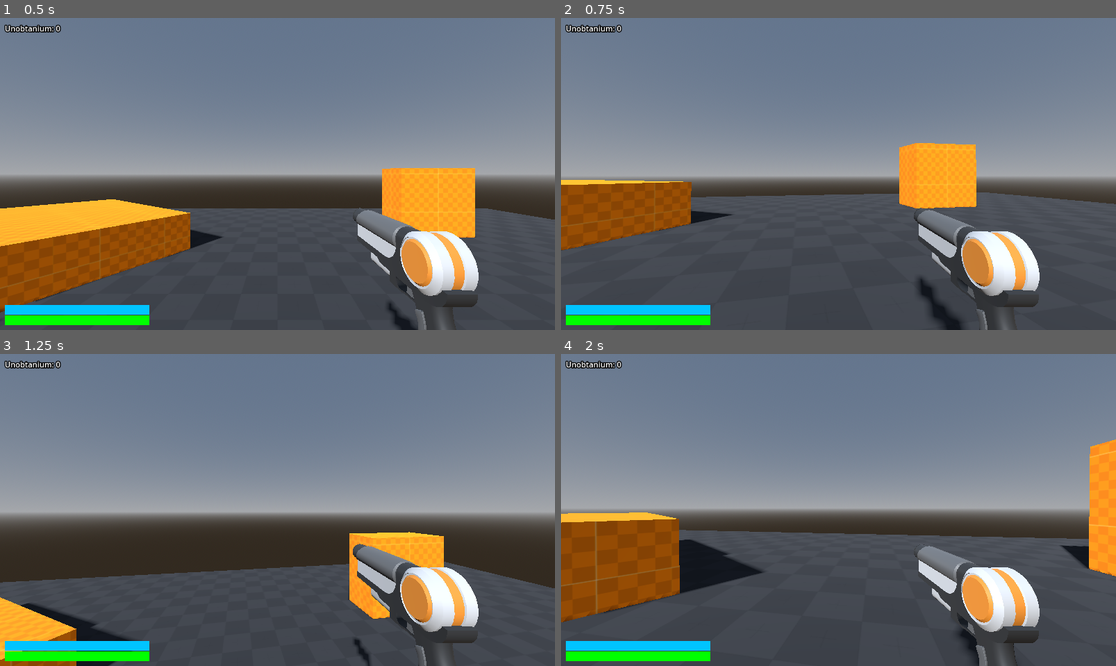
Above: before the commit, frames 1-4 (two rows, left to right).
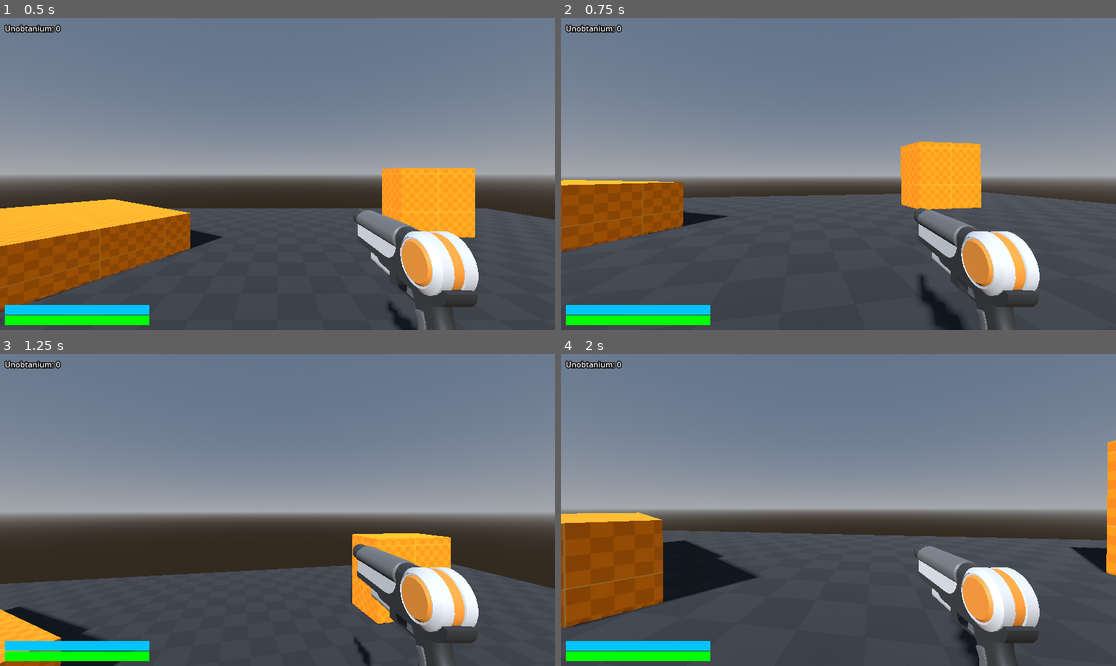
Above: after the commit, the same moments.

Repository: Triysle/regulus
Game: Godot game, scene res://scenes/TestLevel.tscn
The game is run twice, just before and just after one commit, with the same random seed, the same clock (stepped at 60 frames per second) and the same inputs.
Inputs (mouse positions are in pixels of both pictures, inside the frame that each line leads up to):
- Up to frame 1 (0.5 s): no input
- Up to frame 2 (0.75 s): tap Enter at 0.5 s; move the mouse to (866, 174) at 0.52 s; press the mouse at (866, 174) at 0.53 s; hold W (move_forward) from 0.53 s (still down); tap Ctrl (crouch) at 0.6 s
- Up to frame 3 (1.25 s): keep holding W (move_forward); tap Space (jump) at 0.77 s
- Up to frame 4 (2 s): keep holding W (move_forward); move the mouse to (810, 510) at 1.27 s; release the mouse at (810, 510) at 1.28 s; click (810, 510) at 1.35 s; tap Space (jump) at 1.52 s; tap E (interact) at 1.55 s

Frame 1 is identical in both runs. In frame 2, 0.9% of the frame differs, in the area x 0-100%, y 39-99%; in frame 3, 2.0%; in frame 4, 3.6%, in the area x 0-100%, y 27-88%.

Commit message:
0.0.30
simplification/optimization

Diff:
--- a/scenes/Player.tscn
+++ b/scenes/Player.tscn
@@ -1,20 +1,55 @@
 [gd_scene load_steps=13 format=3 uid="uid://d0amuar4s1s0g"]
 
-[ext_resource type="Script" uid="uid://dtouk87sdeipb" path="res://scripts/player_controller.gd" id="1_3li8b"]
+[ext_resource type="Script" uid="uid://cxwftcr1inxsf" path="res://scripts/player_controller.gd" id="1_3li8b"]
 [ext_resource type="PackedScene" uid="uid://cjhobubac06f" path="res://scenes/WeaponManager.tscn" id="2_mdl7e"]
-[ext_resource type="Script" uid="uid://d3hx8mbary8ew" path="res://scripts/camera_controller.gd" id="2_qu4a1"]
 [ext_resource type="Script" uid="uid://blss4uosfyky8" path="res://scripts/weapon_data.gd" id="4_d3wef"]
 [ext_resource type="Resource" uid="uid://bvctmj4tn6cd0" path="res://resources/weapons/energy_blaster.tres" id="5_o4126"]
 [ext_resource type="Resource" uid="uid://tnoqii0sum2i" path="res://resources/weapons/explosive_launcher.tres" id="6_lkdrv"]
 [ext_resource type="Resource" uid="uid://cwgk4qxikwdy0" path="res://resources/weapons/kinetic_rifle.tres" id="7_p7iby"]
 [ext_resource type="PackedScene" uid="uid://cdb1ej4l3jefo" path="res://scenes/PlayerHUD.tscn" id="49_priom"]
 [ext_resource type="Script" uid="uid://c86fqtl6vg3rm" path="res://scripts/player_stats.gd" id="52_axtmv"]
-[ext_resource type="Script" uid="uid://cd42tonmktdqh" path="res://scripts/player_movement.gd" id="54_pusvq"]
-[ext_resource type="Script" uid="uid://cq5r2hs5k1qhk" path="res://scripts/player_interaction.gd" id="55_qduiv"]
+[ext_resource type="Script" uid="uid://cvvt816riohwu" path="res://scripts/player_movement.gd" id="54_pusvq"]
+[ext_resource type="Script" uid="uid://b7pj0531nr5b3" path="res://scripts/player_interaction.gd" id="55_qduiv"]
 
 [sub_resource type="CapsuleShape3D" id="CapsuleShape3D_3li8b"]
 radius = 0.4
 height = 1.8
+
+[sub_resource type="GDScript" id="GDScript_6eyey"]
+script/source = "extends Camera3D
+
+# FOV settings
+@export var base_fov: float = 75.0
+@export var sprint_fov_multiplier: float = 1.1
+@export var fov_change_speed: float = 4.0
+
+# Internal variables
+var target_fov: float = base_fov
+
+func _ready():
+	# Set initial FOV
+	fov = base_fov
+
+func _process(delta):
+	var player = get_parent() as Player
+
+	if player:
+		_handle_fov_changes(delta, player)
+
+func _handle_fov_changes(delta: float, player: Player):
+	# Set target FOV based on player state
+	if player.movement_handler and player.movement_handler.is_sprinting:
+		target_fov = base_fov * sprint_fov_multiplier
+	else:
+		target_fov = base_fov
+
+	# Smoothly transition FOV
+	fov = lerp(fov, target_fov, delta * fov_change_speed)
+
+# Call this when the camera position changes (e.g., when crouching/standing)
+func update_base_position(new_position: Vector3):
+	position = new_position
+"
 
 [node name="Player" type="CharacterBody3D" groups=["player"]]
 floor_snap_length = 0.2
@@ -26,7 +61,7 @@
 
 [node name="Camera3D" type="Camera3D" parent="."]
 transform = Transform3D(1, 0, 0, 0, 1, 0, 0, 0, 1, 0, 1.65, -0.2)
-script = ExtResource("2_qu4a1")
+script = SubResource("GDScript_6eyey")
 
 [node name="WeaponManager" parent="Camera3D" instance=ExtResource("2_mdl7e")]
 transform = Transform3D(1, 0, 0, 0, 1, 0, 0, 0, 1, 0.4, -0.4, -0.5)
@@ -45,4 +80,15 @@
 [node name="PlayerInteraction" type="Node" parent="."]
 script = ExtResource("55_qduiv")
 
+[node name="InteractionTimer" type="Timer" parent="PlayerInteraction"]
+wait_time = 0.1
+autostart = true
+
+[connection signal="weapon_fired" from="Camera3D/WeaponManager" to="." method="_on_weapon_fired"]
+[connection signal="weapon_switched" from="Camera3D/WeaponManager" to="." method="_on_weapon_switched"]
+[connection signal="health_changed" from="PlayerStats" to="." method="_on_health_changed"]
+[connection signal="player_died" from="PlayerStats" to="." method="_on_player_died"]
+[connection signal="shield_changed" from="PlayerStats" to="." method="_on_shield_changed"]
+[connection signal="interaction_detected" from="PlayerInteraction" to="." method="_on_interaction_detected"]
+[connection signal="interaction_ended" from="PlayerInteraction" to="." method="_on_interaction_ended"]
 [connection signal="resource_collected" from="PlayerInteraction" to="." method="_on_resource_collected"]
--- a/scenes/damage_object.tscn
+++ b/scenes/damage_object.tscn
@@ -1,7 +1,7 @@
 [gd_scene load_steps=6 format=3 uid="uid://cbcvovk0dyots"]
 
 [ext_resource type="Texture2D" uid="uid://c3mym286evt5h" path="res://addons/kenney_prototype_textures/red/texture_06.png" id="1_c3jyh"]
-[ext_resource type="Script" uid="uid://d4sevdkvtpkw" path="res://scenes/damage_object.gd" id="1_t4ja3"]
+[ext_resource type="Script" uid="uid://d4sevdkvtpkw" path="res://scripts/damage_object.gd" id="1_t4ja3"]
 
 [sub_resource type="StandardMaterial3D" id="StandardMaterial3D_t4ja3"]
 albedo_texture = ExtResource("1_c3jyh")
--- a/scripts/camera_controller.gd
+++ /dev/null
@@ -1,33 +0,0 @@
-extends Camera3D
-
-# FOV settings
-@export var base_fov: float = 75.0
-@export var sprint_fov_multiplier: float = 1.1
-@export var fov_change_speed: float = 4.0
-
-# Internal variables
-var target_fov: float = base_fov
-
-func _ready():
-	# Set initial FOV
-	fov = base_fov
-
-func _process(delta):
-	var player = get_parent() as Player
-
-	if player:
-		_handle_fov_changes(delta, player)
-
-func _handle_fov_changes(delta: float, player: Player):
-	# Set target FOV based on player state
-	if player.movement_handler and player.movement_handler.is_sprinting:
-		target_fov = base_fov * sprint_fov_multiplier
-	else:
-		target_fov = base_fov
-
-	# Smoothly transition FOV
-	fov = lerp(fov, target_fov, delta * fov_change_speed)
-
-# Call this when the camera position changes (e.g., when crouching/standing)
-func update_base_position(new_position: Vector3):
-	position = new_position
--- a/scripts/player_controller.gd
+++ b/scripts/player_controller.gd
@@ -10,47 +10,24 @@
 @onready var collision_shape = $CollisionShape3D
 @onready var weapon_manager = $Camera3D/WeaponManager
 @onready var hud = $CanvasLayer/PlayerHud
-
-# Components
-@onready var stats: PlayerStats = $PlayerStats
-@onready var movement_handler: PlayerMovement = $PlayerMovement
-@onready var interaction_handler: PlayerInteraction = $PlayerInteraction
+@onready var stats = $PlayerStats
+@onready var movement_handler = $PlayerMovement
+@onready var interaction_handler = $PlayerInteraction
 
 func _ready():
 	# Lock mouse cursor
 	Input.set_mouse_mode(Input.MOUSE_MODE_CAPTURED)
 
-	# Connect weapon manager signals (only if not already connected)
-	if weapon_manager:
-		if !weapon_manager.weapon_fired.is_connected(_on_weapon_fired):
-			weapon_manager.weapon_fired.connect(_on_weapon_fired)
-		if !weapon_manager.weapon_switched.is_connected(_on_weapon_switched):
-			weapon_manager.weapon_switched.connect(_on_weapon_switched)
-
-	# Connect stat signals
-	if stats:
-		if !stats.health_changed.is_connected(_on_health_changed):
-			stats.health_changed.connect(_on_health_changed)
-		if !stats.shield_changed.is_connected(_on_shield_changed):
-			stats.shield_changed.connect(_on_shield_changed)
-		if !stats.player_died.is_connected(_on_player_died):
-			stats.player_died.connect(_on_player_died)
-
-	# Connect interaction signals
-	if interaction_handler:
-		if !interaction_handler.interaction_detected.is_connected(_on_interaction_detected):
-			interaction_handler.interaction_detected.connect(_on_interaction_detected)
-		if !interaction_handler.interaction_ended.is_connected(_on_interaction_ended):
-			interaction_handler.interaction_ended.connect(_on_interaction_ended)
-
 	# Initialize component references
 	movement_handler.initialize(self, camera, collision_shape, stats)
 	interaction_handler.initialize(self, camera)
 
-	# Initialize HUD with safety check
+	# Initialize HUD
 	if hud and stats:
 		hud.update_display(stats.shield, stats.max_shield, stats.health, stats.max_health)
 		hud.update_resources(interaction_handler.inventory)
+
+	# Note: No signal connections here - they're connected in the editor
 
 func _input(event):
 	# Handle mouse movement for camera control
@@ -100,39 +77,37 @@
 	move_and_slide()
 
 # Event handlers for stats
-func _on_health_changed(current, maximum):
-	if hud and stats:
+func _on_health_changed(_current, _maximum):
+	# Add a safety check to prevent accessing properties on null objects
+	if stats != null and hud != null:
 		hud.update_display(stats.shield, stats.max_shield, stats.health, stats.max_health)
 
-func _on_shield_changed(current, maximum):
-	if hud and stats:
+func _on_shield_changed(_current, _maximum):
+	# Add a safety check to prevent accessing properties on null objects
+	if stats != null and hud != null:
 		hud.update_display(stats.shield, stats.max_shield, stats.health, stats.max_health)
 
 func _on_player_died():
 	# Handle player death
 	print("Player died!")
-	if stats:
-		stats.reset()
+	stats.reset()
 	global_position = Vector3(0, 2, 0)  # Reset position
 
 # Event handlers for interaction
-func _on_interaction_detected(interactable, action_text):
-	if hud:
-		hud.show_interaction_prompt(action_text)
+func _on_interaction_detected(_interactable, action_text):
+	hud.show_interaction_prompt(action_text)
 
 func _on_interaction_ended():
-	if hud:
-		hud.hide_interaction_prompt()
+	hud.hide_interaction_prompt()
 
 func _on_resource_collected(resource_name, amount):
 	print("Collected " + str(amount) + " " + resource_name)
-	if hud and interaction_handler:
-		hud.update_resources(interaction_handler.inventory)
+	hud.update_resources(interaction_handler.inventory)
 
 # Event handlers for weapons
 func _on_weapon_fired(weapon_data):
 	# Handle weapon recoil, sfx, etc.
-	print("Fired weapon: " + weapon_data.name)
+	print("Player controller received weapon fired: " + weapon_data.name)
 
 func _on_weapon_switched(weapon_data):
 	# Update HUD or handle weapon switch effects
@@ -140,15 +115,10 @@
 
 # Public methods that other scripts can call
 func take_damage(amount: float):
-	if stats:
-		stats.take_damage(amount)
+	stats.take_damage(amount)
 
 func collect_resource(resource_name: String, amount: int):
-	if interaction_handler:
-		return interaction_handler.collect_resource(resource_name, amount)
-	return 0
+	return interaction_handler.collect_resource(resource_name, amount)
 
 func get_current_weapon():
-	if weapon_manager:
-		return weapon_manager.weapons[weapon_manager.current_weapon_index]
-	return null
+	return weapon_manager.weapons[weapon_manager.current_weapon_index]
--- a/scripts/player_hud.gd
+++ b/scripts/player_hud.gd
@@ -5,15 +5,12 @@
 @onready var resource_label = $ResourceContainer/ResourceLabel
 @onready var interaction_label = $InteractionPrompt
 
-var interaction_visible = false
-
 func _ready():
 	resource_label.text = "Unobtanium: 0"
 
-	# Initialize interaction prompt (make sure it's hidden initially)
-	if interaction_label:
-		interaction_label.text = ""
-		interaction_label.visible = false
+	# Initialize interaction prompt
+	interaction_label.text = ""
+	interaction_label.visible = false
 
 func update_display(shield, max_shield, health, max_health):
 	shield_bar.max_value = max_shield
@@ -30,12 +27,8 @@
 
 # Handle interaction prompts
 func show_interaction_prompt(action_text: String):
-	if interaction_label:
-		interaction_label.text = "Press [E] to " + action_text
-		interaction_label.visible = true
-		interaction_visible = true
+	interaction_label.text = "Press [E] to " + action_text
+	interaction_label.visible = true
 
 func hide_interaction_prompt():
-	if interaction_label and interaction_visible:
-		interaction_label.visible = false
-		interaction_visible = false
+	interaction_label.visible = false
--- a/scripts/player_interaction.gd
+++ b/scripts/player_interaction.gd
@@ -12,22 +12,23 @@
 # References
 var player: CharacterBody3D
 var camera: Camera3D
-var interaction_timer: Timer
+@onready var interaction_timer = $InteractionTimer
 
 # Interactable tracking
 var current_interactable = null
-var last_interaction_result = null
 
 # Inventory
 var inventory: Dictionary = {"Unobtanium": 0}
 
 func _ready():
-	# Create timer for periodic interaction checks
-	interaction_timer = Timer.new()
-	interaction_timer.wait_time = interaction_check_frequency
-	interaction_timer.autostart = true
-	interaction_timer.one_shot = false
-	add_child(interaction_timer)
+	# Using an onready timer assumes you've added this as a node in the editor
+	if !interaction_timer:
+		interaction_timer = Timer.new()
+		interaction_timer.name = "InteractionTimer"
+		interaction_timer.wait_time = interaction_check_frequency
+		interaction_timer.autostart = true
+		add_child(interaction_timer)
+
 	interaction_timer.timeout.connect(_on_interaction_check)
 
 func initialize(player_node: CharacterBody3D, camera_node: Camera3D):
@@ -35,10 +36,9 @@
 	camera = camera_node
 
 func _on_interaction_check():
-	# Regular check for interactable objects in front of the player
 	check_for_interactable()
 
-func check_for_interactable():
+func check_for_interactable() -> bool:
 	# Cast a ray to detect interactable objects
 	var space_state = player.get_world_3d().direct_space_state
 	var cam = camera.global_transform
@@ -47,7 +47,7 @@
 
 	var query = PhysicsRayQueryParameters3D.create(ray_origin, ray_end)
 	query.exclude = [player]
-	query.collide_with_areas = false  # We're now using StaticBody3D, not Area3D
+	query.collide_with_areas = false
 	query.collide_with_bodies = true
 	var result = space_state.intersect_ray(query)
 
@@ -93,18 +93,17 @@
 
 		return false
 
-func interact():
+func interact() -> bool:
 	# First update our interaction check
-	last_interaction_result = check_for_interactable()
+	check_for_interactable()
 
 	# If we have an interactable, interact with it
 	if current_interactable and current_interactable.has_method("interact"):
-		current_interactable.interact(player)
-		return true
+		return current_interactable.interact(player)
 
 	return false
 
-func collect_resource(resource_name: String, amount: int):
+func collect_resource(resource_name: String, amount: int) -> int:
 	if inventory.has(resource_name):
 		inventory[resource_name] += amount
 	else:
--- a/scripts/player_movement.gd
+++ b/scripts/player_movement.gd
@@ -21,11 +21,19 @@
 @export var camera_crouching_height: float = 0.9
 @export var crouch_transition_speed: float = 10.0
 
+# Camera FOV settings
+@export var base_fov: float = 75.0
+@export var sprint_fov_multiplier: float = 1.1
+@export var fov_change_speed: float = 4.0
+
 # Movement states
 var is_sprinting: bool = false
 var is_walking: bool = false
 var is_crouching: bool = false
 var can_jump: bool = true
+
+# Camera vars
+var target_fov: float = base_fov
 
 # Physics constants
 const GRAVITY = 9.8
@@ -45,6 +53,9 @@
 	jump_timer.timeout.connect(_on_jump_timer_timeout)
 	add_child(jump_timer)
 
+	# Set initial FOV
+	target_fov = base_fov
+
 func initialize(player_node: CharacterBody3D, camera_node: Camera3D, collision_node: CollisionShape3D, stats_node: PlayerStats):
 	player = player_node
 	camera = camera_node
@@ -52,9 +63,20 @@
 	stats = stats_node
 
 	# Set initial collision shape height
-	if collision_shape and collision_shape.shape is CapsuleShape3D:
+	if collision_shape.shape is CapsuleShape3D:
 		collision_shape.shape.height = standing_height
 		collision_shape.position.y = standing_height / 2
+
+	# Set initial camera FOV
+	camera.fov = base_fov
+
+func _process(delta):
+	_handle_fov_changes(delta)
+
+func _handle_fov_changes(delta: float):
+	# Only update FOV if it needs to change
+	if abs(camera.fov - target_fov) > 0.01:
+		camera.fov = lerp(camera.fov, target_fov, delta * fov_change_speed)
 
 func process_movement(delta: float, input_dir: Vector2) -> Dictionary:
 	var state = {
@@ -84,12 +106,14 @@
 	if Input.is_action_pressed("sprint") and !is_walking and !is_crouching and stats.can_use_stamina():
 		is_sprinting = true
 		target_speed = sprinting_speed
+		target_fov = base_fov * sprint_fov_multiplier
 
 		# Drain stamina while sprinting
 		if !stats.use_stamina(delta):
 			is_sprinting = false
 	else:
 		is_sprinting = false
+		target_fov = base_fov
 
 	# Crouching state
 	if is_crouching:
@@ -160,10 +184,6 @@
 
 		# Lower camera position
 		camera.position.y = camera_crouching_height
-
-		# Notify camera controller of position change
-		if camera.has_method("update_base_position"):
-			camera.update_base_position(Vector3(0, camera_crouching_height, 0))
 	else:
 		# Return to normal height - we already checked if there's room in toggle_crouch or can_stand_up
 		capsule.height = standing_height
@@ -172,9 +192,5 @@
 		# Reset camera position
 		camera.position.y = camera_standing_height
 
-		# Notify camera controller of position change
-		if camera.has_method("update_base_position"):
-			camera.update_base_position(Vector3(0, camera_standing_height, 0))
-
 func _on_jump_timer_timeout():
 	can_jump = true
--- a/scripts/player_stats.gd
+++ b/scripts/player_stats.gd
@@ -28,22 +28,12 @@
 var can_sprint: bool = true
 
 func _ready():
-	# Initialize to max values
-	health = max_health
-	shield = max_shield
-	stamina = max_stamina
-
-	# Emit initial values after a short delay to ensure connections are established
-	call_deferred("_emit_initial_signals")
-
-func _emit_initial_signals():
-	emit_signal("health_changed", health, max_health)
-	emit_signal("shield_changed", shield, max_shield)
-	emit_signal("stamina_changed", stamina, max_stamina)
+	reset()
 
 func _process(delta):
+	var current_time = Time.get_ticks_msec() / 1000.0
+
 	# Shield regeneration
-	var current_time = Time.get_ticks_msec() / 1000.0
 	if current_time - last_damage_time > shield_regen_delay:
 		set_shield(min(shield + shield_regen_rate * delta, max_shield))
 
--- a/scripts/resource_node.gd
+++ b/scripts/resource_node.gd
@@ -11,7 +11,6 @@
 
 # Node references
 @onready var mesh_instance = $MeshInstance3D
-@onready var collision_shape = $StaticBody3D/CollisionShape3D
 @onready var respawn_timer = $RespawnTimer
 
 var is_depleted: bool = false
@@ -20,15 +19,14 @@
 	respawn_timer.wait_time = respawn_time
 	respawn_timer.one_shot = true
 
-	if mesh_instance and active_material:
-		mesh_instance.material_override = active_material
+	# Set initial material
+	mesh_instance.material_override = active_material
 
 	# Connect the respawn timer timeout signal
-	if !respawn_timer.is_connected("timeout", _on_respawn_timer_timeout):
-		respawn_timer.connect("timeout", _on_respawn_timer_timeout)
+	respawn_timer.timeout.connect(_on_respawn_timer_timeout)
 
 # Called when player interacts with this node via raycast
-func interact(player):
+func interact(player) -> bool:
 	if is_depleted:
 		print("Resource is depleted")
 		return false
@@ -48,14 +46,9 @@
 
 func deplete():
 	is_depleted = true
-
-	if mesh_instance and depleted_material:
-		mesh_instance.material_override = depleted_material
-
+	mesh_instance.material_override = depleted_material
 	respawn_timer.start()
 
 func _on_respawn_timer_timeout():
 	is_depleted = false
-
-	if mesh_instance and active_material:
-		mesh_instance.material_override = active_material
+	mesh_instance.material_override = active_material
--- a/scripts/weapon_data.gd
+++ b/scripts/weapon_data.gd
@@ -4,7 +4,7 @@
 @export var name: String = "Default Weapon"
 @export var damage: float = 10.0
 @export var fire_rate: float = 0.5  # seconds between shots
-@export var range: float = 100.0
+@export var attack_range: float = 100.0  # renamed from "range" to avoid conflict with built-in
 @export var ammo_capacity: int = 30
 @export var reload_time: float = 1.5
 @export var type: String = "kinetic"  # kinetic, energy, explosive
--- a/scripts/weapon_manager.gd
+++ b/scripts/weapon_manager.gd
@@ -10,7 +10,6 @@
 @onready var reload_timer = $ReloadTimer
 @onready var raycast = $RayCast3D
 @onready var animation_player = $AnimationPlayer
-@onready var weapon_model = $WeaponModel
 @onready var weapon_models = {
 	"Kinetic Rifle": $WeaponModel/KineticRifle,
 	"Energy Blaster": $WeaponModel/EnergyBlaster,
@@ -24,9 +23,6 @@
 	for weapon in weapons:
 		current_ammo[weapon.name] = weapon.ammo_capacity
 
-	cooldown_timer.one_shot = true
-	reload_timer.one_shot = true
-
 	# Hide all weapons initially
 	for model in weapon_models.values():
 		model.visible = false
@@ -34,9 +30,9 @@
 	if weapons.size() > 0:
 		switch_to_weapon(0)
 
-	reload_timer.connect("timeout", _on_reload_timer_timeout)
+	reload_timer.timeout.connect(_on_reload_timer_timeout)
 
-func _process(delta):
+func _process(_delta):
 	# Check if mouse is not captured before processing weapon inputs
 	if Input.get_mouse_mode() != Input.MOUSE_MODE_CAPTURED:
 		return
@@ -59,7 +55,7 @@
 			if Input.is_action_just_pressed("fire") and can_fire():
 				fire()
 
-func can_fire():
+func can_fire() -> bool:
 	if weapons.size() == 0:
 		return false
 
@@ -88,15 +84,17 @@
 	if raycast.is_colliding():
 		var collider = raycast.get_collider()
 
-		if collider is CollisionShape3D:
-			collider = collider.get_parent()
-
-		if collider is Area3D:
+		# Get the parent object if we hit a component
+		if collider is CollisionShape3D or collider is Area3D:
 			collider = collider.get_parent()
 
 		if collider.has_method("take_damage"):
 			collider.take_damage(current_weapon.damage)
 
+	# Print debug
+	print("Fired weapon: " + current_weapon.name)
+
+	# Emit signal last to ensure local processing completes
 	emit_signal("weapon_fired", current_weapon)
 
 func start_reload():
@@ -158,4 +156,4 @@
 	if weapon_models.has(current_weapon.name):
 		weapon_models[current_weapon.name].visible = true
 
-	raycast.target_position = Vector3(0, 0, -current_weapon.range)
+	raycast.target_position = Vector3(0, 0, -current_weapon.attack_range)
Not shown: 1 places in scenes/PlayerHUD.tscn that only renumber resources
Not shown: 1 places in scenes/resource_node.tscn that only renumber resources
Not shown, removed: scripts/camera_controller.gd.uid
Renamed: scenes/damage_object.gd -> scripts/damage_object.gd
Renamed: scenes/damage_object.gd.uid -> scripts/damage_object.gd.uid
Not shown, changed: scripts/player_controller.gd.uid
Not shown, changed: scripts/player_hud.gd.uid
Not shown, changed: scripts/player_interaction.gd.uid
Not shown, changed: scripts/player_movement.gd.uid
Not shown, changed: scripts/resource_node.gd.uid
Not shown, changed: scripts/test_damage.gd.uid
